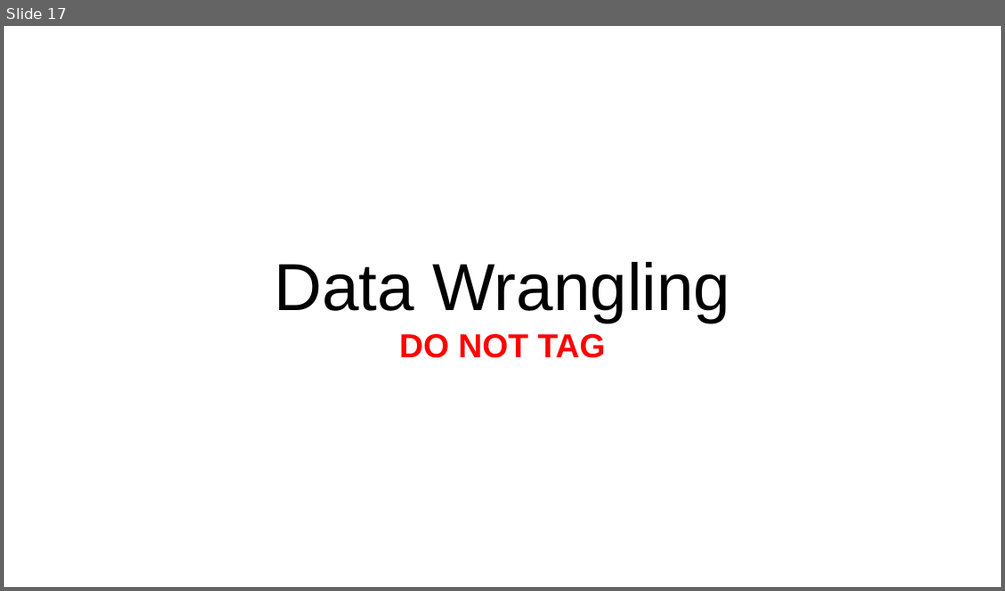
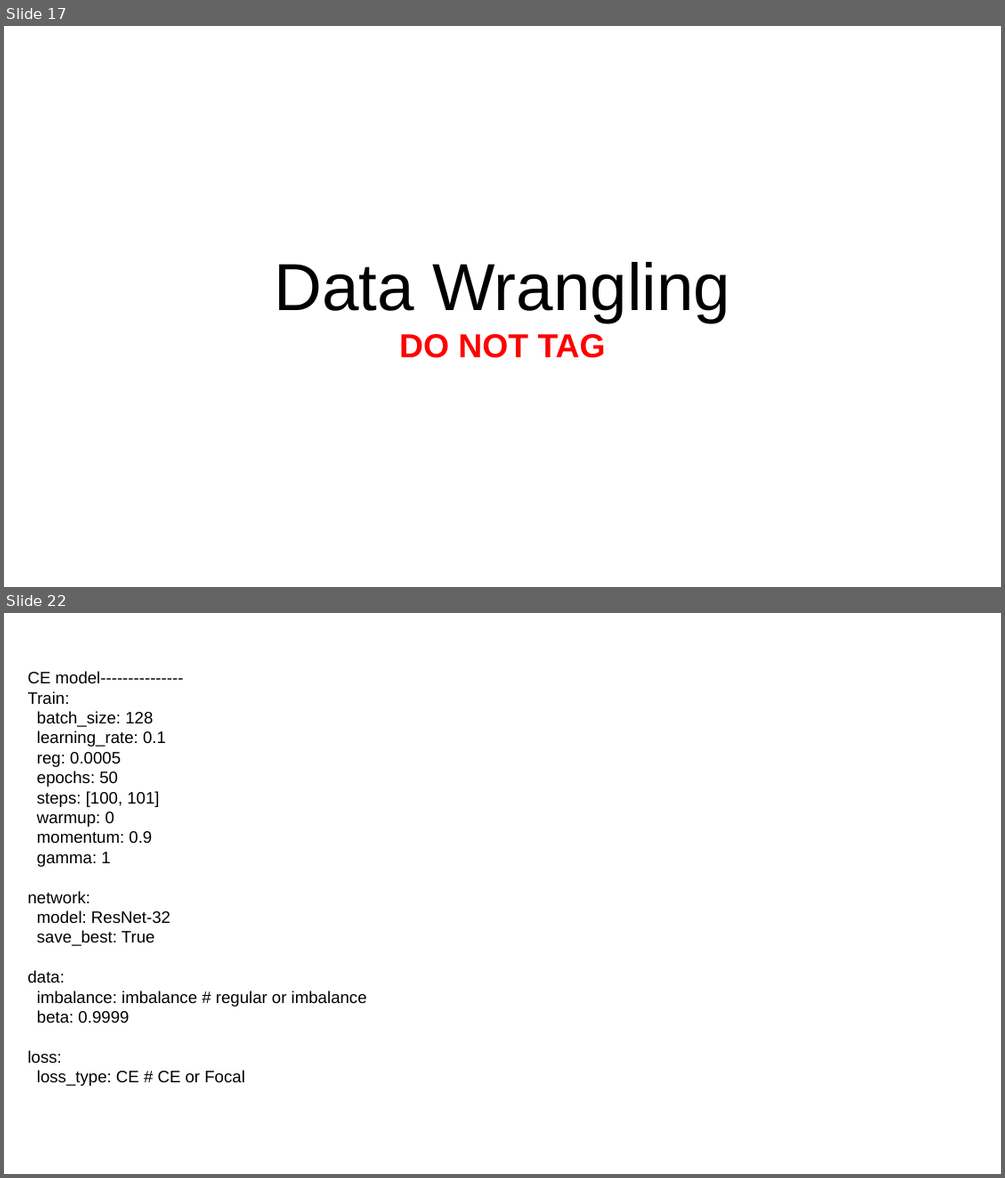
Before and after one commit to jcha-hub/DL_PS2, a slide deck: report-template-a2_v2.pptx. Shown one above the other, each under a label of ours: slide 17 before the commit, slides 17 and 22 after it; the slides between them are not shown. The pictures are 1005x591 and 1005x1178 pixels, drawn with LibreOffice and Linux fonts; fonts in the diff are those of the drawing. Boxes give left, top, right and bottom in pixels: in the first picture for what was removed or moved away, otherwise in the second. Text is boxed around its words. In the diff, an @@ line names an element or a change of style, - is before the commit and + after.

```diff
--- a/report-template-a2_v2.pptx
+++ b/report-template-a2_v2.pptx
@@ slide 22 added at (x1=4, y1=613, x2=1001, y2=1174), background #FFFFFF @@
@@ text added at (x1=28, y1=671, x2=367, y2=1086), 12 pt, text #000000 @@
+CE model---------------
+Train:
+batch_size: 128
+learning_rate: 0.1
+reg: 0.0005
+epochs: 50
+steps: [100, 101]
+warmup: 0
+momentum: 0.9
+gamma: 1
+network:
+model: ResNet-32
+save_best: True
+data:
+imbalance: imbalance # regular or imbalance
+beta: 0.9999
+loss:
+loss_type: CE # CE or Focal
```
Also in this commit, not shown: 7 slides changed, 3 other files.
